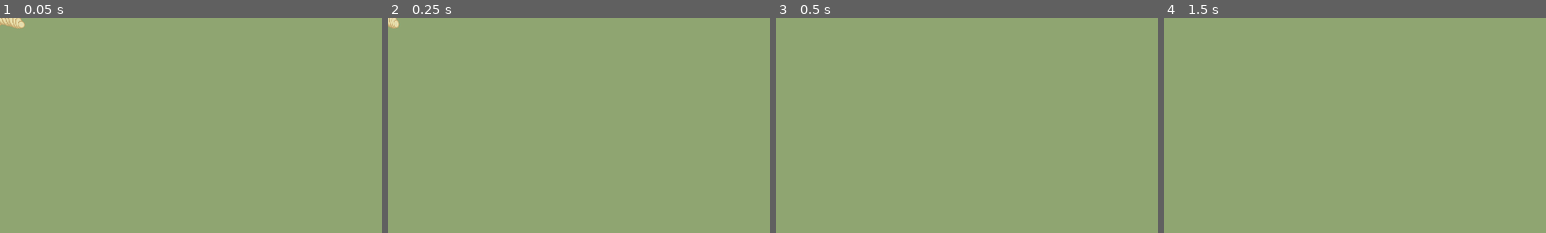
Above: before the commit, frames 1-4 (left to right).
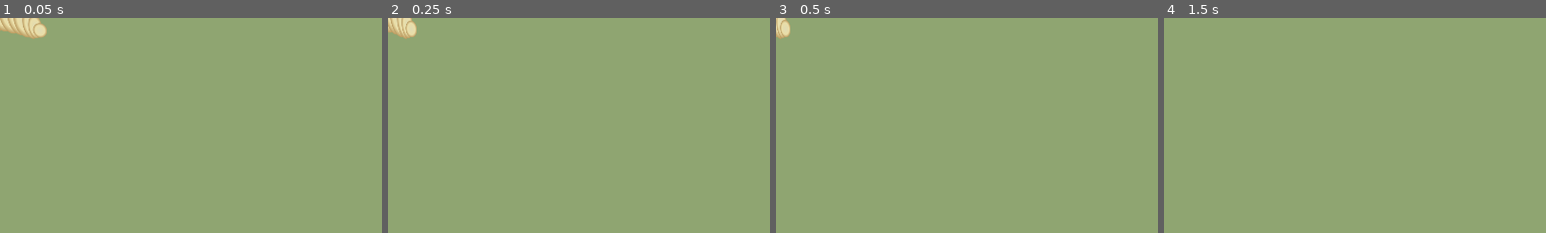
Above: after the commit, the same moments.

Repository: Nodragem/wild-jam-31
Game: Godot game, scene res://scenes/larva.tscn
Two runs of this game, one before a commit and one after it. Both use one fixed random seed, a clock stepped at 60 frames per second and the inputs below. This scene is started directly instead of the project's main scene.
Inputs:
- Up to frame 1 (0.05 s): no input
- Up to frame 2 (0.25 s): no input
- Up to frame 3 (0.5 s): no input
- Up to frame 4 (1.5 s): hold Right (ui_right) 0.53-1.28 s; hold Space (fire) 0.53-1.28 s; tap Enter at 1.25 s; hold Down (ui_down) from 1.28 s (still down); tap Space (fire) at 1.35 s
The pictures show only the part of the screen within x 0-50%, y 0-50%; the shares and areas given below are measured in that part.

The runs differ from the first frame. In frame 1, 0.8% of the frame differs, in the area x 0-13%, y 0-10%; in frame 2, 0.5%; in frame 3, 0.3%; in frame 4, nothing differs.

Commit message:
Smaller larva (for real)

Diff:
--- a/project.godot
+++ b/project.godot
@@ -17,10 +17,6 @@
 
 config/name="Wild-jam- 31"
 run/main_scene="res://scenes/GameScreen.tscn"
-
-[autoload]
-
-AudioManager="*res://scripts/AudioManager.gd"
 
 [display]
 
--- a/scenes/Farmer.tscn
+++ b/scenes/Farmer.tscn
@@ -1433,9 +1433,11 @@
 parameters/playback = SubResource( 21 )
 
 [node name="AnimationPlayer" type="AnimationPlayer" parent="."]
-anims/back_idle = SubResource( 14 )
-anims/back_walk = SubResource( 15 )
-anims/front_idle = SubResource( 16 )
-anims/front_walk = SubResource( 17 )
-anims/side_idle = SubResource( 18 )
-anims/side_walk = SubResource( 19 )
+anims/back_idle = SubResource( 22 )
+anims/back_walk = SubResource( 23 )
+anims/front_idle = SubResource( 24 )
+anims/front_walk = SubResource( 25 )
+anims/side_idle = SubResource( 26 )
+anims/side_walk = SubResource( 27 )
+
+[node name="AudioStreamPlayer" type="AudioStreamPlayer" parent="."]
--- a/scenes/Trees.tscn
+++ b/scenes/Trees.tscn
@@ -43,4 +43,5 @@
 
 [node name="Nest" type="Node2D" parent="."]
 position = Vector2( -3.17859, -32.8434 )
+scale = Vector2( 0.5, 0.5 )
 [connection signal="timeout" from="LarvaTimer" to="." method="_on_LarvaTimer_timeout"]
--- a/scenes/larva.tscn
+++ b/scenes/larva.tscn
@@ -24,7 +24,6 @@
 
 [node name="Larva" type="KinematicBody2D"]
 position = Vector2( 12.5992, 1.88988 )
-scale = Vector2( 0.5, 0.5 )
 script = ExtResource( 2 )
 __meta__ = {
 "_edit_group_": true
